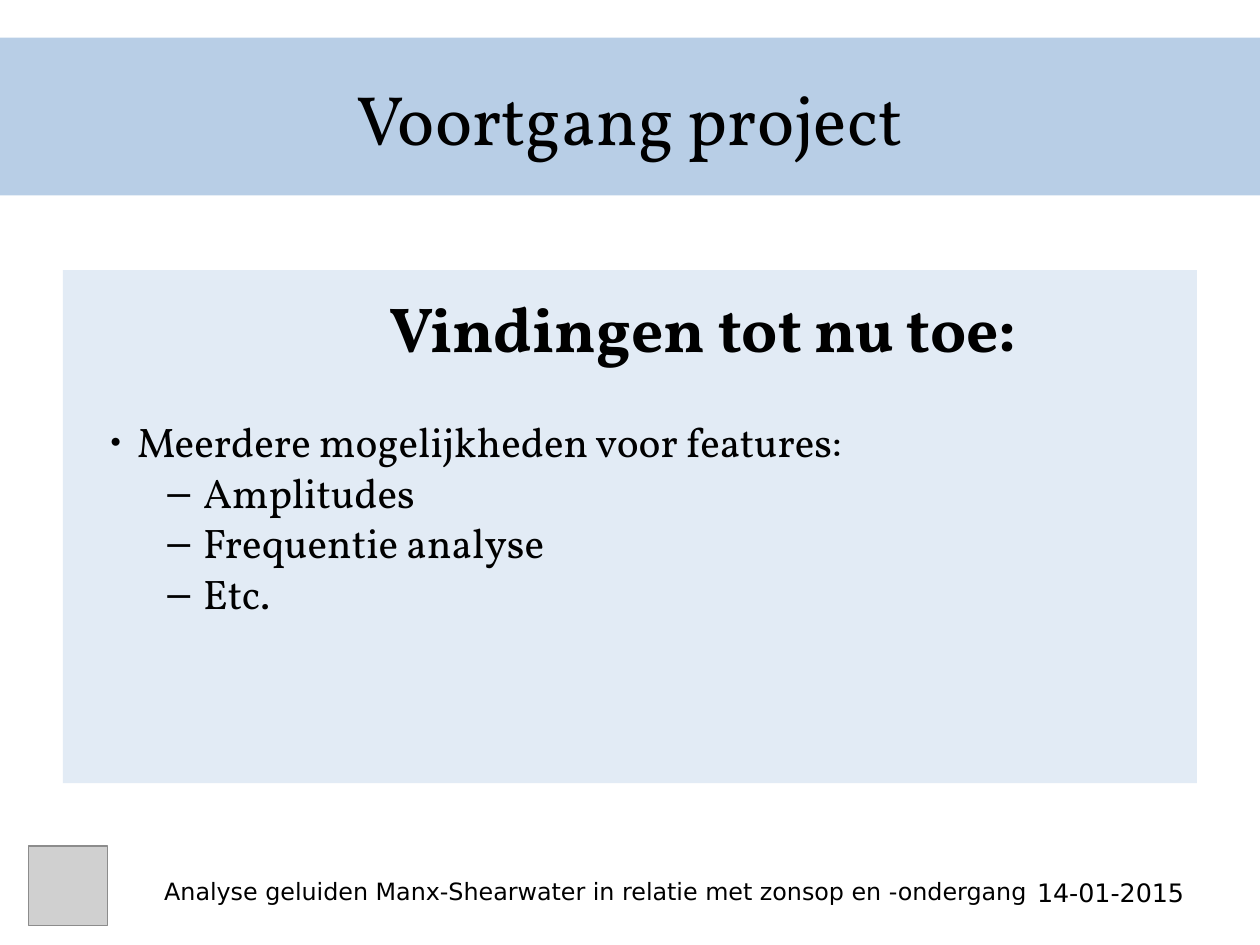
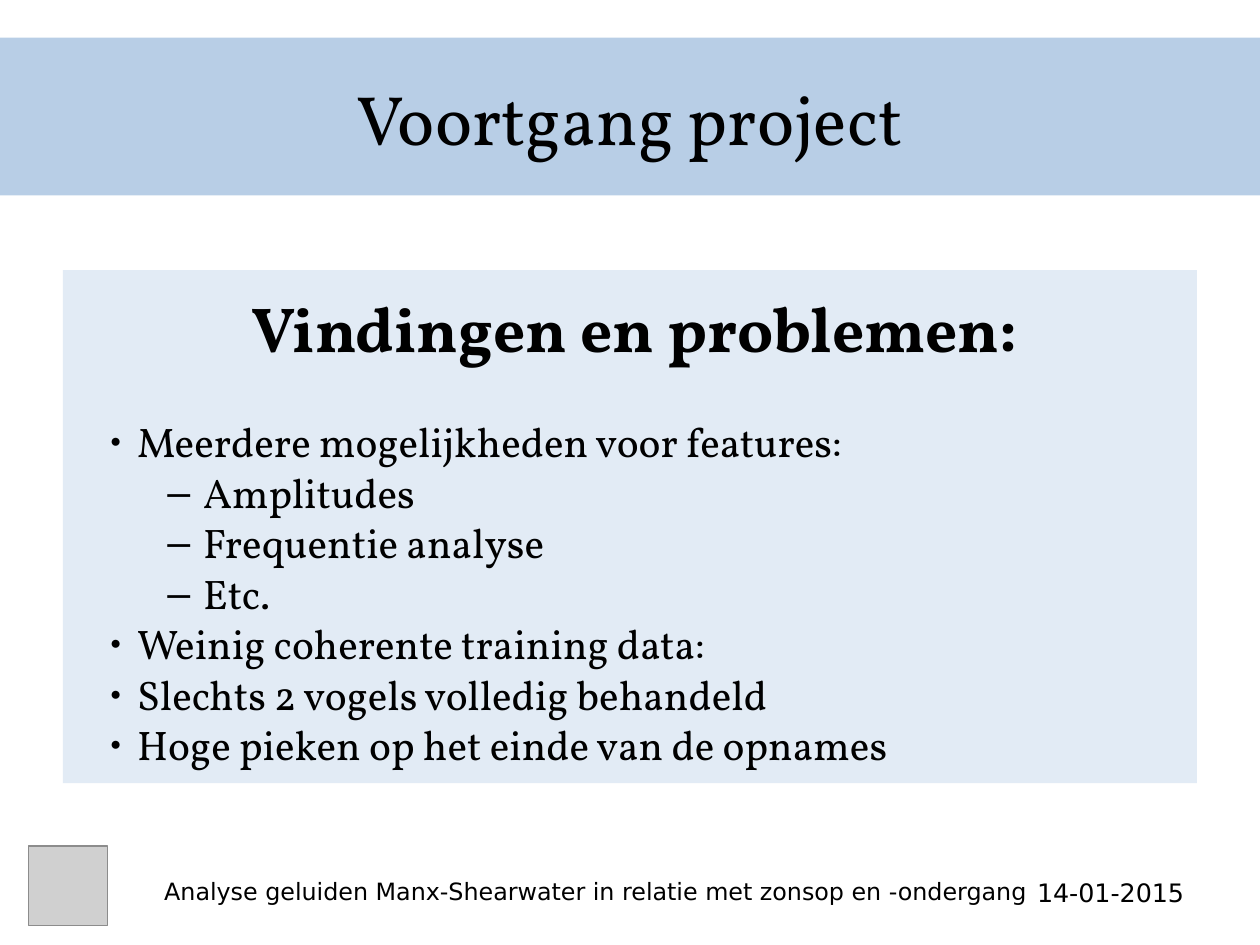
Before and after one commit to MR-KO/Leb-Project, a slide deck: slide 2 of Presentatie_voortgang 2.odp. Drawn at 1260x945 pixels with LibreOffice and Linux fonts; fonts in the diff are those of the drawing; grey boxes stand for pictures. Boxes give left, top, right and bottom in pixels: in the first picture for what was removed or moved away, otherwise in the second. Text is boxed around its words. In the diff, an @@ line names an element or a change of style, - is before the commit and + after.

```diff
--- a/Presentatie_voortgang 2.odp
+++ b/Presentatie_voortgang 2.odp
@@ text at <box>251,306,1017,368</box>: text changed @@
-Vindingen tot nu toe:
+Vindingen en problemen:
@@ text at <box>137,629,888,771</box>: paragraphs added @@
+● Weinig coherente training data:
+● Slechts 2 vogels volledig behandeld
+● Hoge pieken op het einde van de opnames
```
Also in this commit, not shown: 4 other slides changed, 1 slide added, 1 slide removed.
